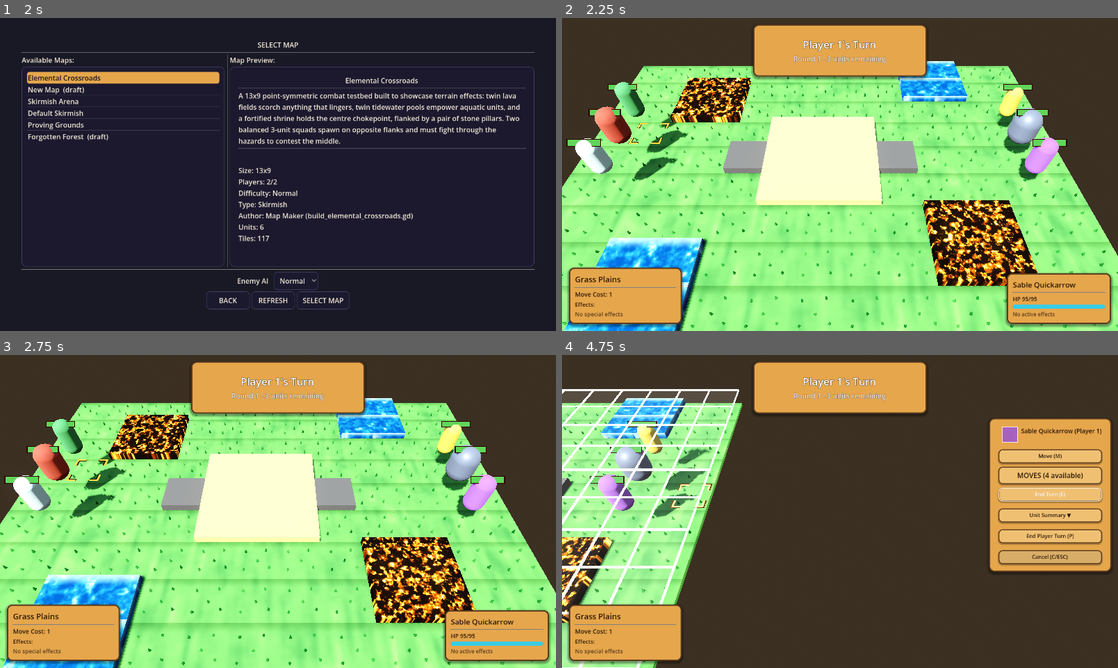
Above: before the commit, frames 1-4 (two rows, left to right).
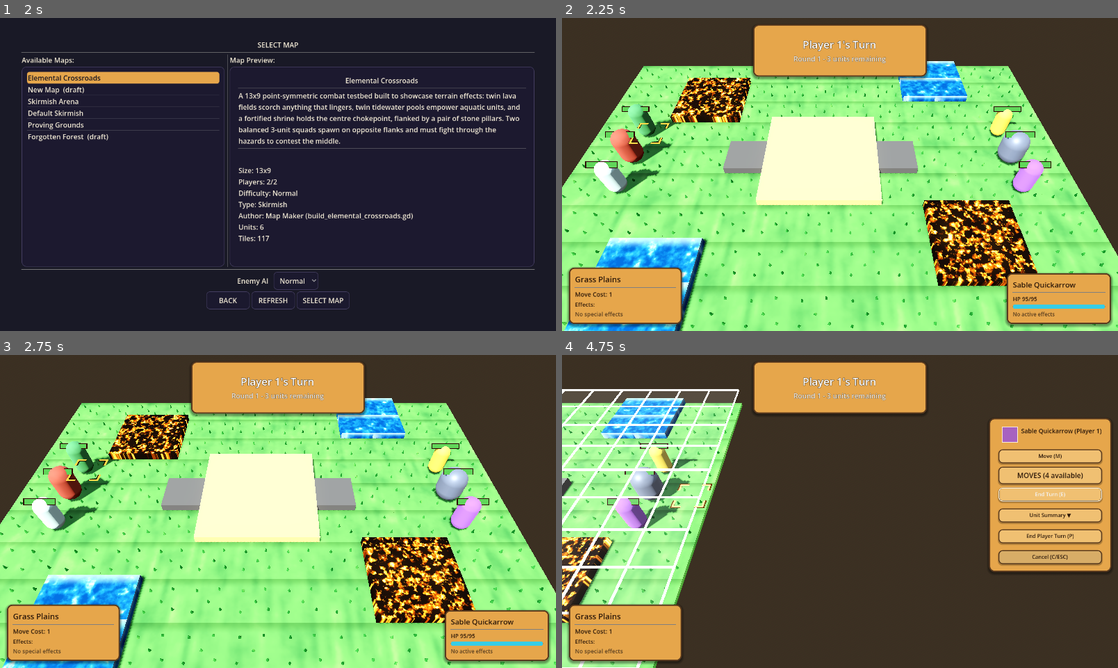
Above: after the commit, the same moments.

Repository: K-ennethA/Conquest
Game: Godot game, scene res://menus/MainMenu.tscn
The game is run twice, just before and just after one commit, with the same random seed, the same clock (stepped at 60 frames per second) and the same inputs.
Inputs (mouse positions are in pixels of both pictures, inside the frame that each line leads up to):
- Up to frame 1 (2 s): click "Single Player" at 0.5 s; click "Traditional Turn System" at 1.25 s
- Up to frame 2 (2.25 s): click "SELECT MAP" at 2 s
- Up to frame 3 (2.75 s): no input
- Up to frame 4 (4.75 s): tap Enter (ui_accept) at 2.75, 3.02 s; move the mouse to (962, 495) at 2.77 s; hold Right (ui_right) 2.78-3.5 s; hold Shift 2.78-3.5 s; click (962, 495) at 2.92 s; drag from (1051, 495) to (812, 574) at 3.52 s; move the mouse to (895, 442) at 4.27 s; hold Right (ui_right) from 4.28 s (still down); tap Ctrl at 4.35 s

Frame 1 is identical in both runs. In frame 2, 5.4% of the frame differs, in the area x 0-91%, y 20-57%; in frame 3, 5.3%; in frame 4, 2.6%.

Commit message:
fix(units): units stand on the ground, not floating above it
Units spawned at Y=1.5 while the tile surface is Y=0.1, so every unit floated ~1.4
above the ground -- invisible under the old top-down ortho camera, glaring once the
camera went perspective.

- MapLoader: spawn at UNIT_GROUND_Y (0.1, the tile box top). Models are exported
  feet-at-origin, so their feet now rest on the tile.
- board.gd: on move, preserve the unit's own Y instead of forcing 1.5 (which
  re-floated units the instant they moved). The actions-panel move path already
  preserved Y.
- CharacterUnit.tscn: offset the placeholder capsule +1 so it too is feet-at-origin
  (it was centred on the node, so it would sink at ground level).

Confirmed: a spawned unit now reports Y=0.1 and sits on the tile.

Suite: 558 passing, 3 known collaborative-lobby failures.

Co-Authored-By: Claude Opus 4.8 <noreply@anthropic.com>

Diff:
--- a/game/characters/CharacterUnit.tscn
+++ b/game/characters/CharacterUnit.tscn
@@ -12,4 +12,5 @@
 script = ExtResource("1")
 
 [node name="MeshInstance3D" type="MeshInstance3D" parent="."]
+transform = Transform3D(1, 0, 0, 0, 1, 0, 0, 0, 1, 0, 1, 0)
 mesh = SubResource("CapsuleMesh_1")
--- a/game/maps/MapLoader.gd
+++ b/game/maps/MapLoader.gd
@@ -27,6 +27,10 @@
 # Fallback roster id used when a spawn's character_id (explicit or aliased)
 # doesn't resolve to a real CharacterResource, so map loading never fails.
 const DEFAULT_CHARACTER_ID: StringName = &"torvald_ironhide"
+
+## World Y a unit's origin sits at: the tile box top (tiles are 0.2 tall, centered on
+## y=0). Models are feet-at-origin, so this rests their feet on the tile surface.
+const UNIT_GROUND_Y: float = 0.1
 
 # Legacy "unit_type" string -> roster CharacterResource id. Used to resolve
 # spawns authored before the character system (no "character_id" set) to a
@@ -425,8 +429,11 @@
 	unit_instance.name = name_hint + str(units_created + 1)
 	print("[MapLoader] Created unit: " + unit_instance.name)
 
-	# Calculate world position (units spawn at Y=1.5 above tiles)
-	var world_pos = Vector3(grid_pos.x * 2 + 1, 1.5, grid_pos.y * 2 + 1)
+	# Calculate world position. Y sits at the TILE SURFACE (tile box top = 0.1): unit
+	# models are exported feet-at-origin (see Unit._setup_character_model), so their
+	# feet rest on the tile. The old Y=1.5 left every unit floating above the ground,
+	# which only became visible once the camera went perspective.
+	var world_pos = Vector3(grid_pos.x * 2 + 1, UNIT_GROUND_Y, grid_pos.y * 2 + 1)
 	unit_instance.transform.origin = world_pos
 
 	# Add to appropriate player container
--- a/tile_objects/units/board.gd
+++ b/tile_objects/units/board.gd
@@ -122,8 +122,10 @@
 
 	# Update unit position
 	var new_world_pos = grid.calculate_map_position(new_tile_pos)
-	# Preserve the unit's Y height (units should be at Y=1.5)
-	new_world_pos.y = 1.5
+	# Keep the unit's current Y (set to the tile surface at spawn) instead of forcing
+	# a fixed height -- forcing Y=1.5 here is what re-floated units the moment they
+	# moved. calculate_map_position returns Y=0, so preserve the unit's own height.
+	new_world_pos.y = unit.position.y
 	unit.position = new_world_pos
 
 	GameEvents.unit_moved.emit(unit, old_tile_pos, new_tile_pos)
